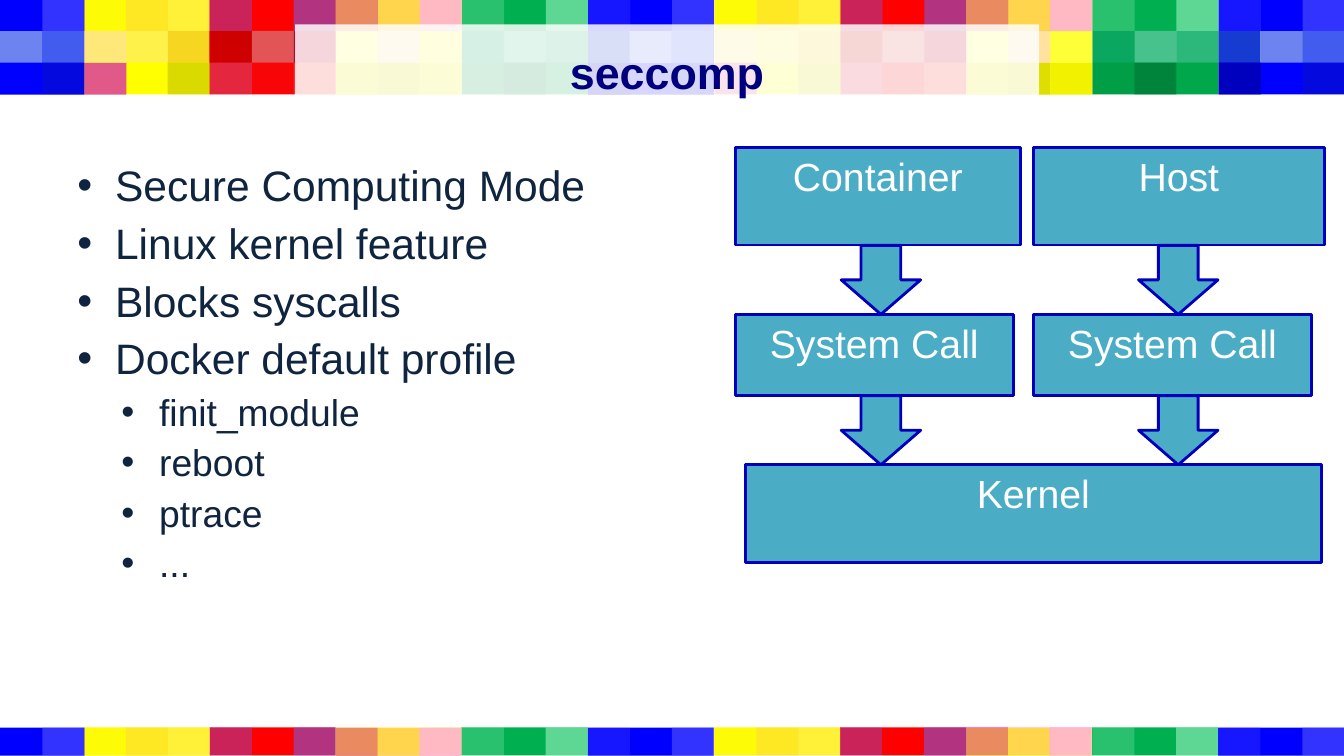
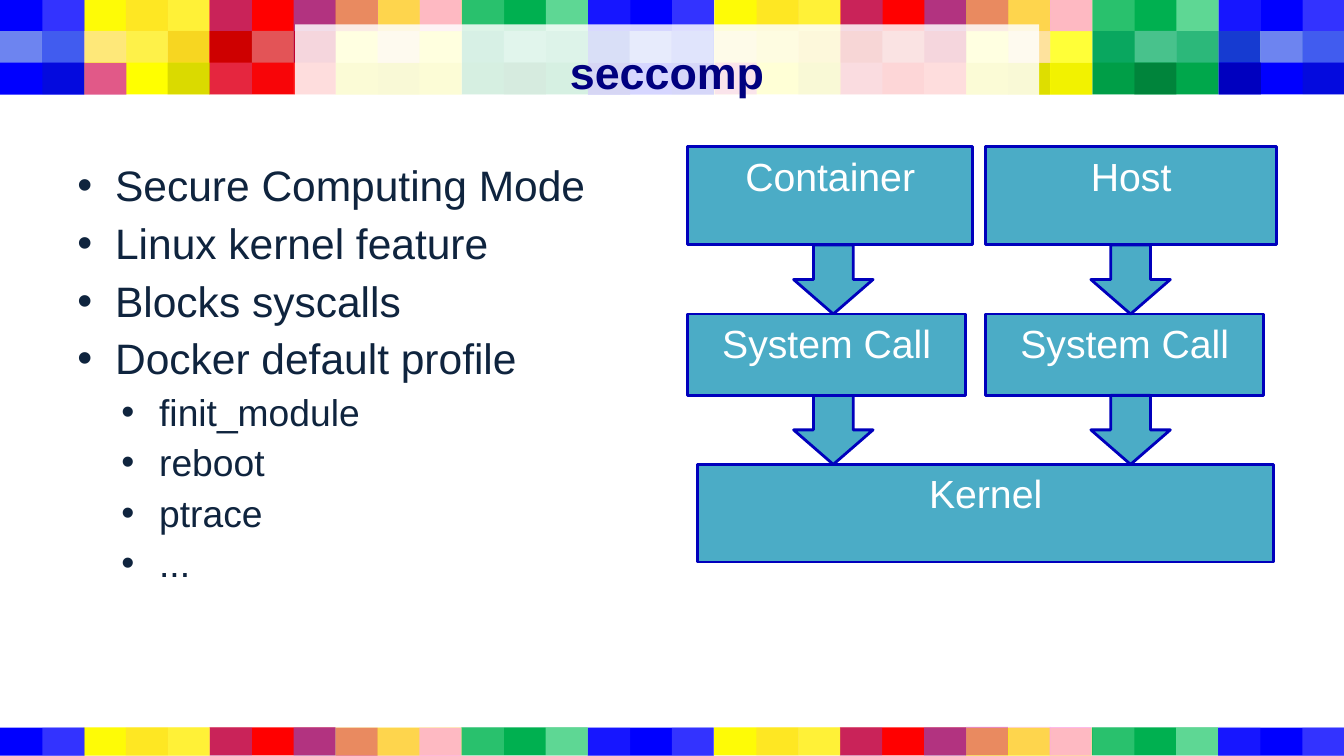
Before and after one commit to davunt01/CSaN-Container-Security, a slide deck: slide 15 of Presentation1.pptx. Drawn at 1344x756 pixels with LibreOffice and Linux fonts; fonts in the diff are those of the drawing. Boxes give left, top, right and bottom in pixels: in the first picture for what was removed or moved away, otherwise in the second. Text is boxed around its words. In the diff, an @@ line names an element or a change of style, - is before the commit and + after.

Commit message:
fix some consistency errors in pp and remoce seccomp sontainers after they exit

```diff
--- a/Presentation1.pptx
+++ b/Presentation1.pptx
@@ down arrow: place and size @@
-down arrow at box(842, 245, 922, 314)
+down arrow at box(793, 245, 873, 314)
@@ down arrow: place and size @@
-down arrow at box(842, 396, 922, 465)
+down arrow at box(793, 395, 873, 464)
@@ 5 rectangles, 2 down arrows: place and size @@
-5 rectangles, 2 down arrows at box(735, 147, 1325, 563)
+5 rectangles, 2 down arrows at box(688, 147, 1277, 563)
```
Also in this commit, not shown: 2 other slides changed, 1 other file.
